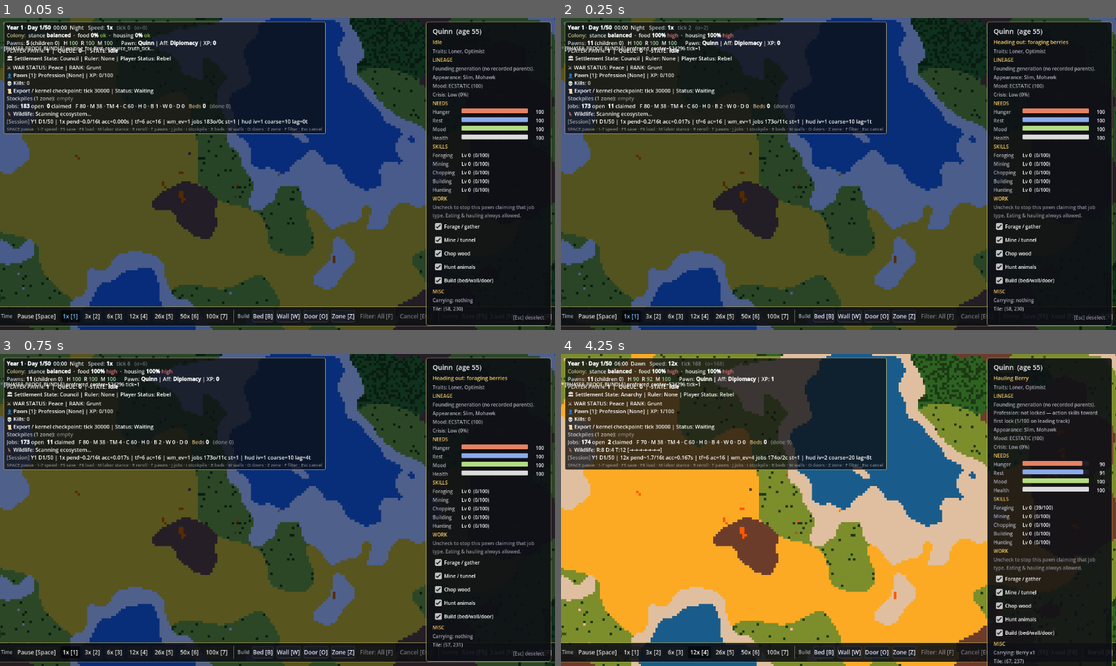
Above: before the commit, frames 1-4 (two rows, left to right).
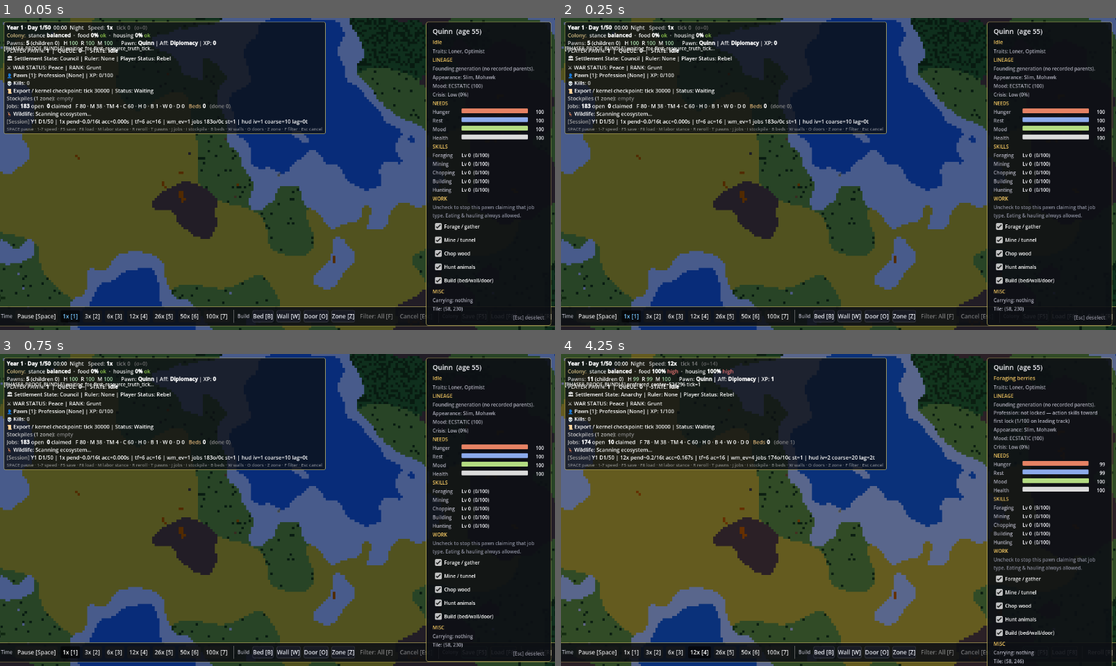
Above: after the commit, the same moments.

Repository: PVAGR/HeelKawn1
Game: Godot game, scene res://scenes/main/Main.tscn
Two runs of this game, one before a commit and one after it. Both use one fixed random seed, a clock stepped at 60 frames per second and the inputs below.
Inputs (mouse positions are in pixels of both pictures, inside the frame that each line leads up to):
- Up to frame 1 (0.05 s): no input
- Up to frame 2 (0.25 s): no input
- Up to frame 3 (0.75 s): click "1x [1]" at 0.5 s
- Up to frame 4 (4.25 s): click "3x [2]" at 1.25 s; click "6x [3]" at 2 s; tap Enter at 2.75, 2.85 s; move the mouse to (960, 494) at 2.77 s; hold Right (ui_right) 2.78-3.5 s; click (960, 494) at 2.92 s; tap Space at 3.02 s; click "12x [4]" at 3.5 s

Frame 1 is identical in both runs. In frame 2, 1.2% of the frame differs, in the area x 4-92%, y 2-35%; in frame 3, 1.2%; in frame 4, 62%, in the area x 0-100%, y 0-100%.

Commit message:
Set 1x simulation ticks to one second.
Made-with: Cursor

Diff:
--- a/autoloads/GameManager.gd
+++ b/autoloads/GameManager.gd
@@ -7,8 +7,10 @@
 ## Emitted whenever the speed or pause state changes. UI can listen to update icons.
 signal speed_changed(new_speed: float, is_paused: bool)
 
-## Real seconds per tick at 1x. Must match [member SimTime.TICK_INTERVAL_SECONDS] (autoloads load before [class_name] resolution; keep numerically in sync).
-const TICK_INTERVAL_SECONDS: float = 0.1
+## Real seconds per tick at 1x. Must match [member SimTime.TICK_INTERVAL_SECONDS]
+## (autoloads load before [class_name] resolution; keep numerically in sync).
+## HeelKawn timing rule: 1x = one deterministic tick each real second.
+const TICK_INTERVAL_SECONDS: float = 1.0
 
 ## Allowed speed multipliers. Index into this with set_speed_index(). 12x is the
 ## "overnight farming" tier -- fine for running an established colony, but at
--- a/scripts/kernel/sim_time.gd
+++ b/scripts/kernel/sim_time.gd
@@ -5,14 +5,15 @@
 ## GameManager.TICK_INTERVAL_SECONDS must match [member TICK_INTERVAL_SECONDS].
 
 ## Wall-clock seconds per simulation tick at 1x speed.
-const TICK_INTERVAL_SECONDS: float = 0.1
+## Canon target: one tick per real second at 1x.
+const TICK_INTERVAL_SECONDS: float = 1.0
 
 ## Length of the **visual** day/night cycle in ticks (also used for "Day N" in HUD).
-## At 1x this is TICKS_PER_VISUAL_DAY * TICK_INTERVAL_SECONDS real seconds (600 * 0.1 = 60s).
+## At 1x this is TICKS_PER_VISUAL_DAY * TICK_INTERVAL_SECONDS real seconds (600 * 1.0 = 600s).
 const TICKS_PER_VISUAL_DAY: int = 600
 
 ## In-world **year** for milestones, exports, and kernel diagnostics (~30k ticks).
-## Wall time at 1x: TICKS_PER_SIM_YEAR * TICK_INTERVAL_SECONDS (30000 * 0.1 = 3000s ≈ 50 min).
+## Wall time at 1x: TICKS_PER_SIM_YEAR * TICK_INTERVAL_SECONDS (30000 * 1.0 = 30000s ≈ 8.3 hours).
 const TICKS_PER_SIM_YEAR: int = 30000
 
 ## Single-shot kernel validation aligned with end of sim year.
Not shown, changed: docs/TIME_SCALE.md
